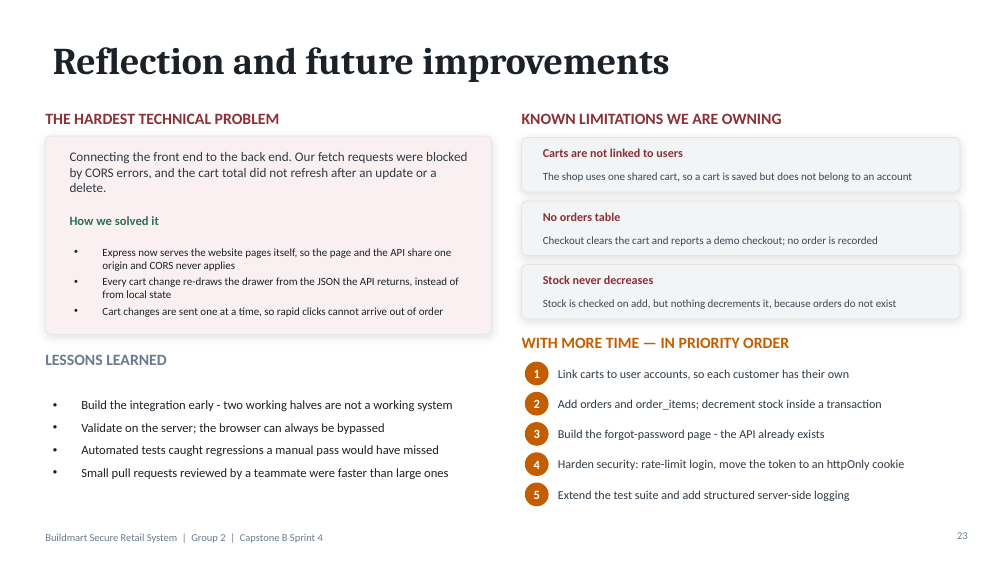
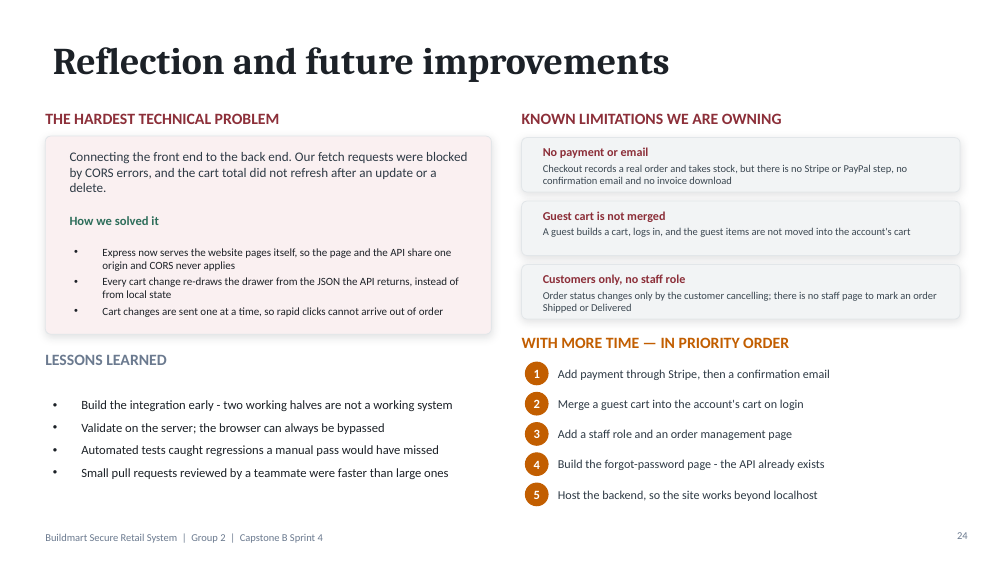
Before and after one commit to CapstoneAB/capstone_A_B, a slide deck: slide 24 of docs/sprint4/presentation/Buildmart-Sprint4-Final-Presentation.pptx (slide 23 before the commit). Drawn at 1008x567 pixels with LibreOffice and Linux fonts; fonts in the diff are those of the drawing. Boxes give left, top, right and bottom in pixels: in the first picture for what was removed or moved away, otherwise in the second. Text is boxed around its words. In the diff, an @@ line names an element or a change of style, - is before the commit and + after.

```diff
--- a/docs/sprint4/presentation/Buildmart-Sprint4-Final-Presentation.pptx
+++ b/docs/sprint4/presentation/Buildmart-Sprint4-Final-Presentation.pptx
@@ text at (x1=543, y1=147, x2=649, y2=158): text changed @@
-Carts are not linked to users
+No payment or email
@@ text at (x1=543, y1=164, x2=907, y2=184): text changed; size 10.5 to 10 pt @@
-The shop uses one shared cart, so a cart is saved but does not belong to an account
+Checkout records a real order and takes stock, but there is no Stripe or PayPal step, no confirmation email and no invoice download
@@ text at (x1=543, y1=211, x2=665, y2=222): text changed @@
-No orders table
+Guest cart is not merged
@@ text at (x1=543, y1=227, x2=911, y2=237): text changed; size 10.5 to 10 pt @@
-Checkout clears the cart and reports a demo checkout; no order is recorded
+A guest builds a cart, logs in, and the guest items are not moved into the account's cart
@@ text at (x1=543, y1=274, x2=686, y2=285): text changed @@
-Stock never decreases
+Customers only, no staff role
@@ vertical alignment middle to top in 3 elements at (x1=543, y1=227, x2=911, y2=237), (x1=543, y1=164, x2=907, y2=184), (x1=543, y1=291, x2=936, y2=313) @@
@@ text at (x1=543, y1=291, x2=936, y2=313): text changed; size 10.5 to 10 pt @@
-Stock is checked on add, but nothing decrements it, because orders do not exist
+Order status changes only by the customer cancelling; there is no staff page to mark an order Shipped or Delivered
@@ text at (x1=558, y1=369, x2=830, y2=380): text changed @@
-Link carts to user accounts, so each customer has their own
+Add payment through Stripe, then a confirmation email
@@ text at (x1=558, y1=399, x2=804, y2=410): text changed @@
-Add orders and order_items; decrement stock inside a transaction
+Merge a guest cart into the account's cart on login
@@ text added at (x1=558, y1=429, x2=792, y2=440), 11.5 pt, text #2E3A45 @@
+Add a staff role and an order management page
@@ text "Build the forgot-password page - ..." moved from (x1=558, y1=429, x2=824, y2=440) to (x1=558, y1=459, x2=824, y2=470) @@
@@ text removed at (x1=558, y1=459, x2=904, y2=470) @@
-Harden security: rate-limit login, move the token to an httpOnly cookie
@@ text at (x1=558, y1=490, x2=818, y2=501): text changed @@
-Extend the test suite and add structured server-side logging
+Host the backend, so the site works beyond localhost
@@ page number at (x1=957, y1=532, x2=968, y2=539): text changed @@
-23
+24
```
Also in this commit, not shown: 10 other slides changed, 1 slide added, 7 other files.
